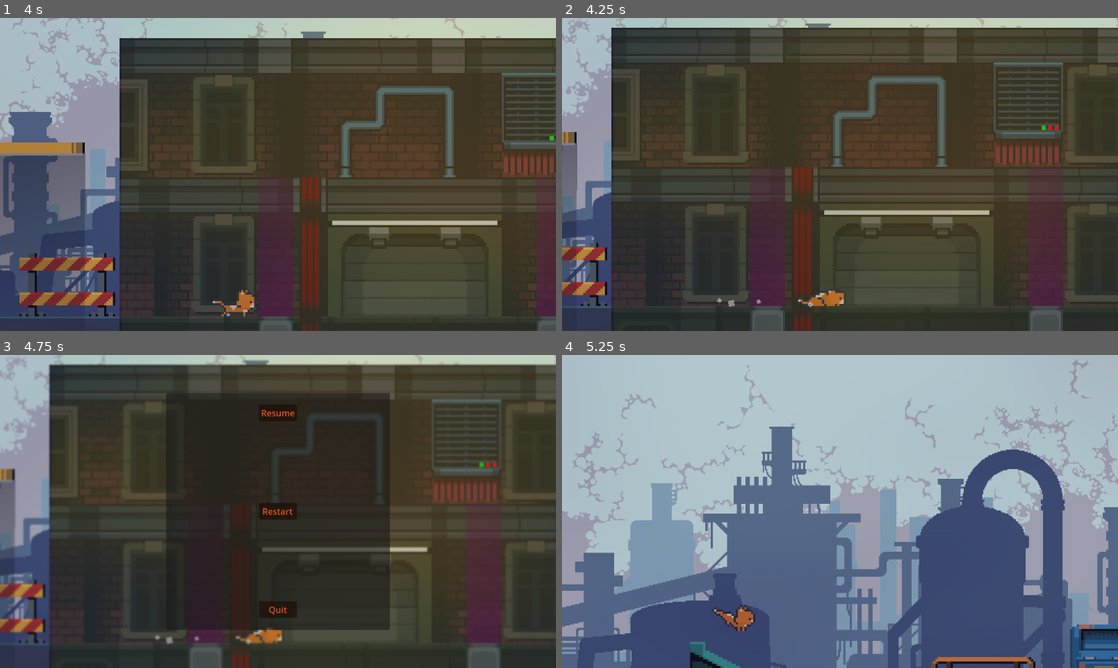
Above: before the commit, frames 1-4 (two rows, left to right).
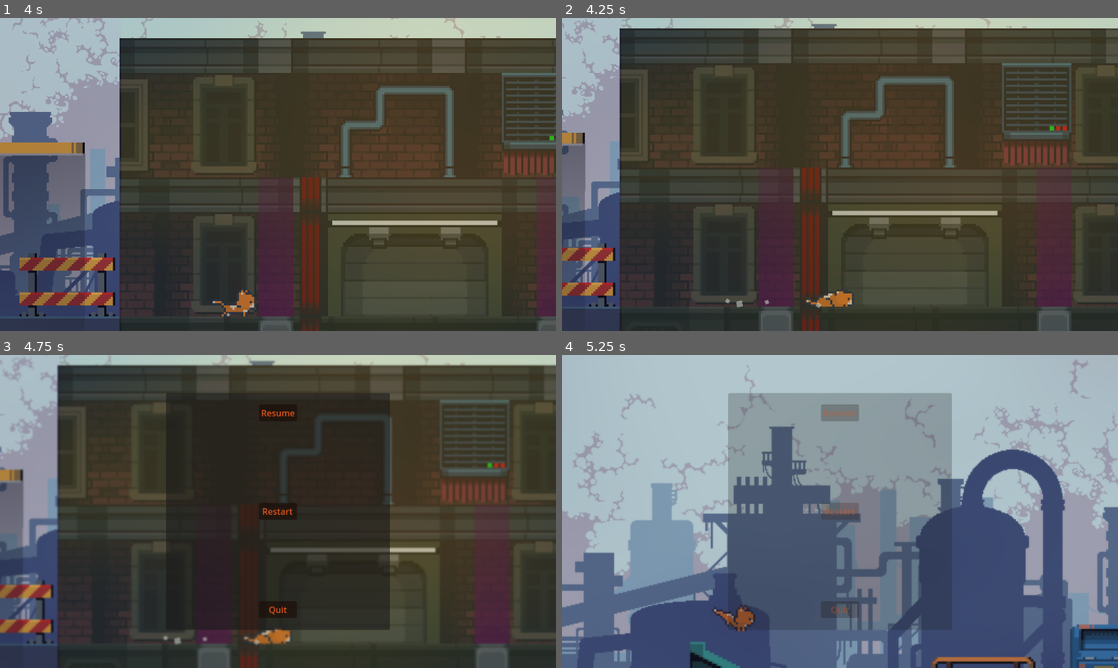
Above: after the commit, the same moments.

Repository: ArgolloTechnology/SISTCA
Game: Godot game, scene res://main.tscn
The game is run twice, just before and just after one commit, with the same random seed, the same clock (stepped at 60 frames per second) and the same inputs.
Inputs:
- Up to frame 1 (4 s): tap Enter (ui_accept) at 0.5, 0.77, 1.52, 3.02, 3.77 s; hold Shift 0.53-1.28 s; hold Right (ui_right) 0.53-2.03 s; tap Shift at 1.35, 2.85 s; hold Left (ui_left) 2.03-2.78 s; hold Shift 2.03-2.78 s; hold Right (ui_right) from 2.78 s (still down); hold Shift from 3.53 s (still down)
- Up to frame 2 (4.25 s): keep holding Right (ui_right); keep holding Shift; tap Escape (ui_cancel) at 4.15 s
- Up to frame 3 (4.75 s): release Right (ui_right) at 4.28 s; release Shift at 4.28 s; hold Left (ui_left) from 4.28 s (still down); tap Shift at 4.35 s; tap Enter (ui_accept) at 4.52 s
- Up to frame 4 (5.25 s): release Left (ui_left) at 5 s; click "Restart" at 5 s

Frame 1 is identical in both runs. In frame 2, 12% of the frame differs, in the area x 0-100%, y 0-100%; in frame 3, 7.3%; in frame 4, 26%, in the area x 29-72%, y 12-88%.

Commit message:
pause menu update
agora o menu de pause esta em todas as fazes

Diff:
--- a/stray-2d/main.tscn
+++ b/stray-2d/main.tscn
@@ -17,7 +17,6 @@
 [ext_resource type="PackedScene" uid="uid://cyok7670vfgqb" path="res://scenes/JC/boss.tscn" id="13_ycdy4"]
 [ext_resource type="Script" uid="uid://d2k0phi2qkv5d" path="res://area_2d.gd" id="17_074og"]
 [ext_resource type="Script" uid="uid://dijksv0wyng2s" path="res://area_2d_2.gd" id="17_cegan"]
-[ext_resource type="PackedScene" uid="uid://60q2jfr711vy" path="res://scenes/pause_menu.tscn" id="17_yaehf"]
 [ext_resource type="PackedScene" uid="uid://duk4h8n6p4j2b" path="res://scenes/JC/final.tscn" id="19_cegan"]
 [ext_resource type="PackedScene" uid="uid://06do72h4vfcc" path="res://TextBox2.tscn" id="19_ryguw"]
 [ext_resource type="PackedScene" uid="uid://chelrlm847r88" path="res://TextBox.tscn" id="20_82xsv"]
@@ -2734,10 +2733,6 @@
 tile_map_data = PackedByteArray("AAAmAB0AAAAEAAUAAAA=")
 tile_set = SubResource("TileSet_ryguw")
 
-[node name="CanvasLayer" type="CanvasLayer" parent="."]
-
-[node name="PauseMenu" parent="CanvasLayer" instance=ExtResource("17_yaehf")]
-
 [node name="InitialBarrier" type="StaticBody2D" parent="."]
 
 [node name="CollisionShape2D" type="CollisionShape2D" parent="InitialBarrier"]
--- a/stray-2d/project.godot
+++ b/stray-2d/project.godot
@@ -14,6 +14,10 @@
 run/main_scene="res://main.tscn"
 config/features=PackedStringArray("4.4", "Forward Plus")
 config/icon="res://icon.svg"
+
+[autoload]
+
+Menu="*res://scenes/JC/Menu.tscn"
 
 [debug]
 
--- /dev/null
+++ b/stray-2d/scenes/JC/Menu.tscn
@@ -0,0 +1,7 @@
+[gd_scene load_steps=2 format=3 uid="uid://o26yi8rxkaso"]
+
+[ext_resource type="PackedScene" uid="uid://60q2jfr711vy" path="res://scenes/pause_menu.tscn" id="1_8pexu"]
+
+[node name="CanvasLayer" type="CanvasLayer"]
+
+[node name="PauseMenu" parent="." instance=ExtResource("1_8pexu")]
--- a/stray-2d/scenes/pause_menu.gd
+++ b/stray-2d/scenes/pause_menu.gd
@@ -24,6 +24,7 @@
 
 func _on_restart_pressed():
 	resume()
+	$PanelContainer/VBoxContainer/Restart.release_focus()
 	get_tree().reload_current_scene()
 
 func _on_quit_pressed():
--- a/stray-2d/scenes/pause_menu.tscn
+++ b/stray-2d/scenes/pause_menu.tscn
@@ -63,6 +63,20 @@
 "handle_modes": PackedInt32Array(0),
 "points": PackedFloat32Array(0, -0.15, 0, 0.15, 0),
 "times": PackedFloat32Array(0)
+}
+tracks/5/type = "method"
+tracks/5/imported = false
+tracks/5/enabled = true
+tracks/5/path = NodePath("PanelContainer/VBoxContainer/Restart")
+tracks/5/interp = 1
+tracks/5/loop_wrap = true
+tracks/5/keys = {
+"times": PackedFloat32Array(0),
+"transitions": PackedFloat32Array(1),
+"values": [{
+"args": [],
+"method": &"release_focus"
+}]
 }
 
 [sub_resource type="Animation" id="Animation_n87rw"]
Not shown: 1 places in stray-2d/main.tscn that only renumber resources
